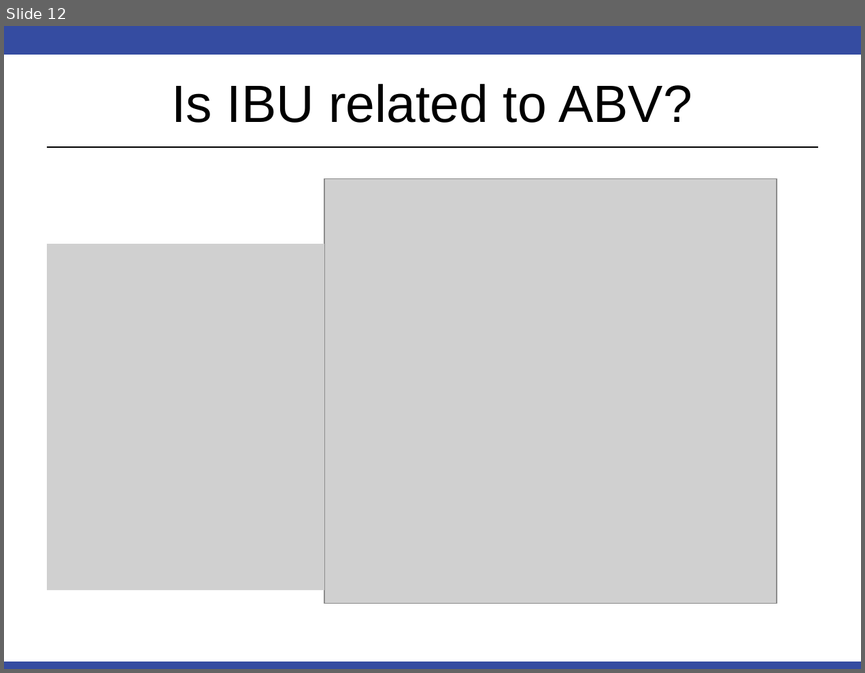
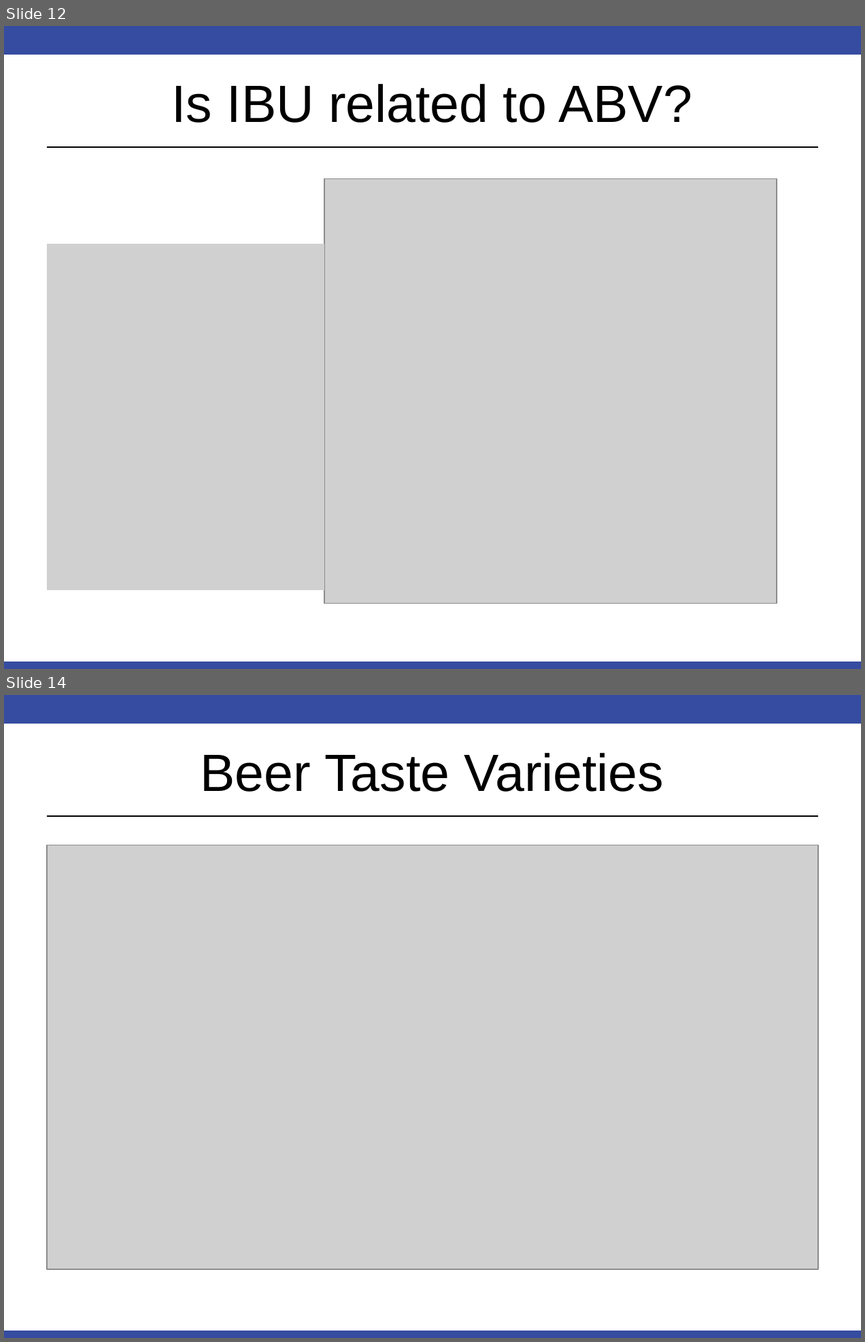
Before and after one commit to DustinBracy/Beer-Case-Study, a slide deck: EDA.pptx. Shown one above the other, each under a label of ours: slide 12 before the commit, slides 12 and 14 after it; the slides between them are not shown. The pictures are 865x673 and 865x1342 pixels, drawn with LibreOffice and Linux fonts; fonts in the diff are those of the drawing; grey boxes stand for pictures. Boxes give left, top, right and bottom in pixels: in the first picture for what was removed or moved away, otherwise in the second. Text is boxed around its words. In the diff, an @@ line names an element or a change of style, - is before the commit and + after.

```diff
--- a/EDA.pptx
+++ b/EDA.pptx
@@ slide 14 added at box(4, 695, 861, 1338), background #FFFFFF; not listed: 3 template elements that a slide beside it also shows @@
@@ title added at box(201, 753, 664, 792), 44 pt, text #000000 @@
+Beer Taste Varieties
@@ picture added at box(47, 845, 818, 1269) @@
```
Also in this commit, not shown: 2 slides changed, 2 other slides added, 1 other file.
